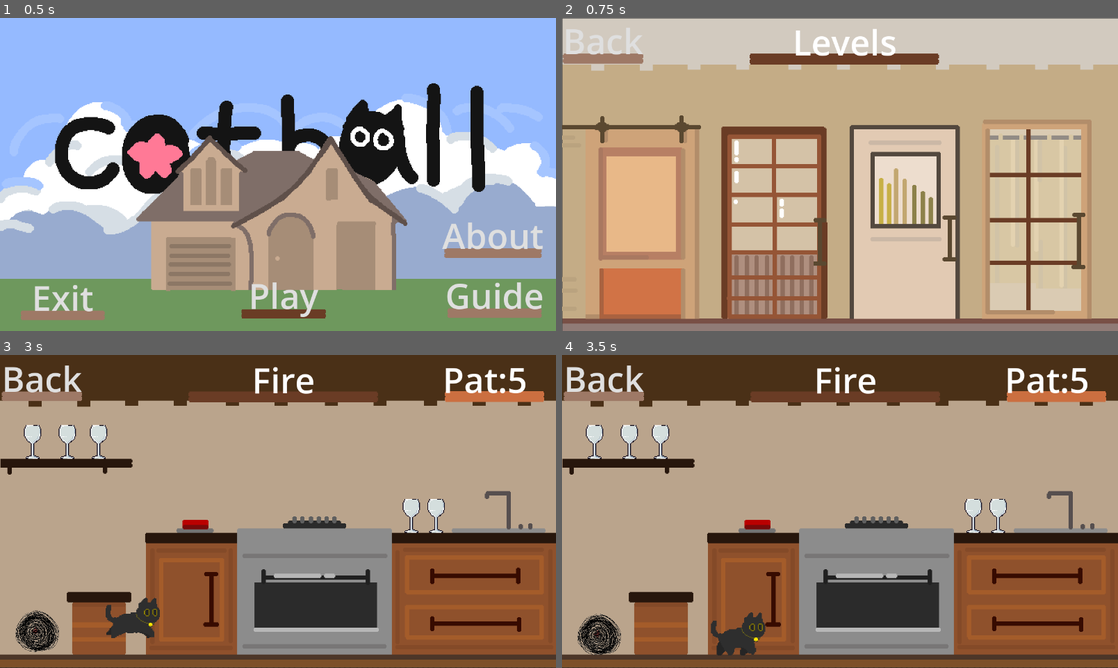
Above: before the commit, frames 1-4 (two rows, left to right).
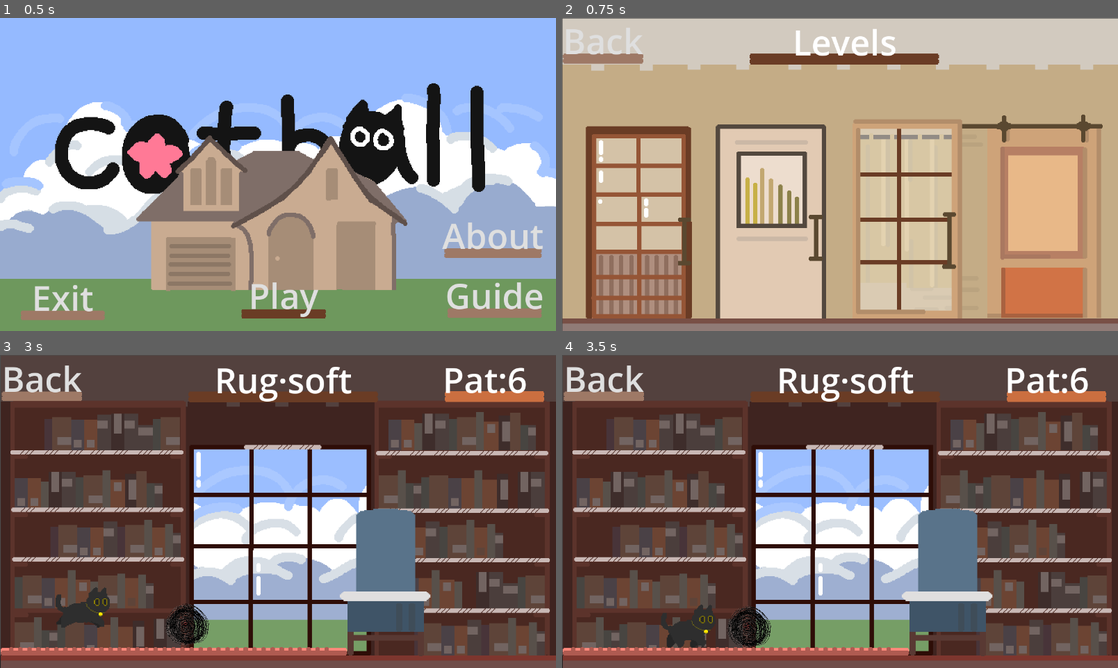
Above: after the commit, the same moments.

Repository: lzcm729/cat-and-string-ball
Game: Godot game, scene res://GUI/start_menu.tscn
The game is run twice, just before and just after one commit, with the same random seed, the same clock (stepped at 60 frames per second) and the same inputs. The engine's default icon, where the game draws it, is replaced by a stand-in: a white triangle on a blue panel in a dark square.
Inputs (mouse positions are in pixels of both pictures, inside the frame that each line leads up to):
- Up to frame 1 (0.5 s): no input
- Up to frame 2 (0.75 s): click "Play" at 0.5 s
- Up to frame 3 (3 s): click "Back" at 1.25 s; click "Play" at 2 s; tap Enter (ui_accept) at 2.75 s; move the mouse to (77, 558) at 2.77 s; hold Right (move_right) from 2.78 s (still down); tap F (hit) at 2.85 s; click (77, 558) at 2.92 s
- Up to frame 4 (3.5 s): keep holding Right (move_right); tap Space (jump) at 3.02 s

Frame 1 is identical in both runs. In frame 2, 42% of the frame differs, in the area x 0-98%, y 30-97%; in frame 3, 96%, in the area x 0-100%, y 0-100%; in frame 4, 96%.

Commit message:
调整关卡顺序，解决bug

Diff:
--- a/GUI/choose_level.tscn
+++ b/GUI/choose_level.tscn
@@ -31,7 +31,7 @@
 texture = ExtResource("2_wqi2i")
 
 [node name="level_fire" parent="." instance=ExtResource("3_7sto8")]
-position = Vector2(53, 257)
+position = Vector2(978, 255)
 level_id = 5
 
 [node name="door" parent="level_fire" index="0"]
@@ -48,8 +48,8 @@
 texture = ExtResource("4_ds5qt")
 
 [node name="level_wood" parent="." instance=ExtResource("3_7sto8")]
-position = Vector2(368, 251)
-level_id = 2
+position = Vector2(56, 250)
+level_id = 3
 
 [node name="door" parent="level_wood" index="0"]
 position = Vector2(121, 219)
@@ -65,8 +65,8 @@
 texture = ExtResource("6_3scw1")
 
 [node name="level_iron" parent="." instance=ExtResource("3_7sto8")]
-position = Vector2(662, 247)
-level_id = 3
+position = Vector2(354, 246)
+level_id = 2
 
 [node name="door" parent="level_iron" index="0"]
 position = Vector2(128, 220)
@@ -82,7 +82,7 @@
 texture = ExtResource("8_6fy16")
 
 [node name="level_water" parent="." instance=ExtResource("3_7sto8")]
-position = Vector2(920, 240)
+position = Vector2(622, 239)
 level_id = 4
 
 [node name="door" parent="level_water" index="0"]
--- a/GUI/game_win.gd
+++ b/GUI/game_win.gd
@@ -19,4 +19,4 @@
 
 
 func _on_next_pressed():
-	get_tree().change_scene_to_file("res://Levels/level_" + str(min(level_id + 1, 5)) + ".tscn")
+	get_tree().change_scene_to_file("res://Levels/level_" + str(min(level_id + 1, 5)) + "/level_" + str(min(level_id + 1, 5)) + ".tscn")
--- a/GUI/game_win.tscn
+++ b/GUI/game_win.tscn
@@ -1,6 +1,10 @@
-[gd_scene load_steps=2 format=3 uid="uid://6wg3k7oe4f7c"]
+[gd_scene load_steps=4 format=3 uid="uid://6wg3k7oe4f7c"]
 
 [ext_resource type="Script" path="res://GUI/game_win.gd" id="1_gdy4o"]
+[ext_resource type="Texture2D" uid="uid://k2ccbsxo0ve8" path="res://UI/btn1.png" id="2_5r1fy"]
+
+[sub_resource type="StyleBoxTexture" id="StyleBoxTexture_8kkxu"]
+texture = ExtResource("2_5r1fy")
 
 [node name="game_win" type="Control"]
 layout_mode = 3
@@ -16,32 +20,22 @@
 
 [node name="Label" type="Label" parent="."]
 layout_mode = 0
-offset_left = 463.0
-offset_top = 289.0
-offset_right = 818.0
-offset_bottom = 385.0
-theme_override_font_sizes/font_size = 70
-text = "you win"
+offset_left = 411.0
+offset_top = 271.0
+offset_right = 862.0
+offset_bottom = 436.0
+theme_override_font_sizes/font_size = 120
+text = "you win!"
 horizontal_alignment = 1
 
 [node name="back" type="Button" parent="."]
 layout_mode = 0
-offset_left = 431.0
-offset_top = 456.0
-offset_right = 530.0
-offset_bottom = 519.0
-theme_override_font_sizes/font_size = 40
+offset_left = 550.0
+offset_top = 464.0
+offset_right = 732.0
+offset_bottom = 574.0
+theme_override_font_sizes/font_size = 80
+theme_override_styles/normal = SubResource("StyleBoxTexture_8kkxu")
 text = "back"
 
-[node name="next" type="Button" parent="."]
-layout_mode = 0
-offset_left = 777.0
-offset_top = 455.0
-offset_right = 871.0
-offset_bottom = 518.0
-theme_override_font_sizes/font_size = 40
-text = "next
-"
-
 [connection signal="pressed" from="back" to="." method="_on_back_pressed"]
-[connection signal="pressed" from="next" to="." method="_on_next_pressed"]
--- a/GUI/main_control.gd
+++ b/GUI/main_control.gd
@@ -51,3 +51,8 @@
 		get_tree().change_scene_to_file("res://GUI/start_menu.tscn")
 	else:
 		get_tree().change_scene_to_file("res://GUI/choose_level.tscn")
+
+
+func _on_cat_new_cat_pat_ball():
+	level_health = level_health - 1
+	health_label.text = 'Pat:' + str(level_health)
--- a/Levels/Level_2/level_2.tscn
+++ b/Levels/Level_2/level_2.tscn
@@ -48,5 +48,6 @@
 constant_linear_velocity = Vector2(6.33, 5.98)
 
 [connection signal="show_chaos_core" from="StringBall" to="ChaosCore" method="_on_string_ball_show_chaos_core"]
+[connection signal="cat_pat_ball" from="CatNew" to="main_control" method="_on_cat_new_cat_pat_ball"]
 
 [editable path="CatNew"]
--- a/Levels/Level_3/level_3.tscn
+++ b/Levels/Level_3/level_3.tscn
@@ -98,12 +98,6 @@
 [node name="StringBall" parent="." instance=ExtResource("3_xjyuq")]
 position = Vector2(427, 617)
 
-[node name="main_control" parent="." instance=ExtResource("5_4aifg")]
-level_name = "Rug·soft"
-level_health = 6
-level_id = 3
-back_type = 2
-
 [node name="CatNew" parent="." instance=ExtResource("8_lf71e")]
 position = Vector2(185, 610)
 
@@ -114,9 +108,16 @@
 position = Vector2(-9, -328)
 
 [node name="StaticBody2D" parent="." instance=ExtResource("3_b0eo8")]
-position = Vector2(645, 212)
-scale = Vector2(19.96, 0.6)
+position = Vector2(651, 212)
+scale = Vector2(9, 0.6)
+
+[node name="main_control" parent="." instance=ExtResource("5_4aifg")]
+level_name = "Rug·soft"
+level_health = 6
+level_id = 3
+back_type = 2
 
 [connection signal="show_chaos_core" from="StringBall" to="ChaosCore" method="_on_string_ball_show_chaos_core"]
+[connection signal="cat_pat_ball" from="CatNew" to="main_control" method="_on_cat_new_cat_pat_ball"]
 
 [editable path="CatNew"]
--- a/Levels/Level_4/level_4.tscn
+++ b/Levels/Level_4/level_4.tscn
@@ -141,7 +141,7 @@
 [connection signal="body_exited" from="Bathbub/WaterBody" to="Bathbub/WaterBody" method="_on_body_exited"]
 [connection signal="body_shape_entered" from="Bathbub/WaterBody" to="Bathbub/WaterBody" method="_on_body_shape_entered"]
 [connection signal="show_chaos_core" from="StringBall" to="ChaosCore" method="_on_string_ball_show_chaos_core"]
-[connection signal="cat_pat_ball" from="CatNew" to="main_control" method="_on_cat_cat_pat_ball"]
+[connection signal="cat_pat_ball" from="CatNew" to="main_control" method="_on_cat_new_cat_pat_ball"]
 [connection signal="eat_core" from="CatNew" to="main_control" method="_on_cat_eat_core"]
 
 [editable path="CatNew"]
--- a/Levels/Level_5/level_5.tscn
+++ b/Levels/Level_5/level_5.tscn
@@ -239,13 +239,13 @@
 visible = false
 position = Vector2(448, 64)
 
+[node name="CatNew" parent="." instance=ExtResource("21_k41ey")]
+position = Vector2(300, 634)
+
 [node name="main_control" parent="." instance=ExtResource("12_w0qob")]
 level_name = "Fire"
 level_id = 5
 back_type = 2
-
-[node name="CatNew" parent="." instance=ExtResource("21_k41ey")]
-position = Vector2(300, 634)
 
 [connection signal="body_entered" from="Stove/FireArea" to="Stove" method="_on_area_2d_body_entered"]
 [connection signal="body_exited" from="Stove/FireArea" to="Stove" method="_on_area_2d_body_exited"]
@@ -254,7 +254,7 @@
 [connection signal="body_entered" from="IgnitionButton/Area2D" to="IgnitionButton" method="_on_area_2d_body_entered"]
 [connection signal="body_exited" from="IgnitionButton/Area2D" to="IgnitionButton" method="_on_area_2d_body_exited"]
 [connection signal="show_chaos_core" from="StringBall" to="ChaosCore" method="_on_string_ball_show_chaos_core"]
-[connection signal="cat_pat_ball" from="CatNew" to="main_control" method="_on_cat_cat_pat_ball"]
+[connection signal="cat_pat_ball" from="CatNew" to="main_control" method="_on_cat_new_cat_pat_ball"]
 [connection signal="eat_core" from="CatNew" to="main_control" method="_on_cat_eat_core"]
 
 [editable path="glass/高脚杯"]
Binary file changed: Levels/Level_3/level_3_wall.png
